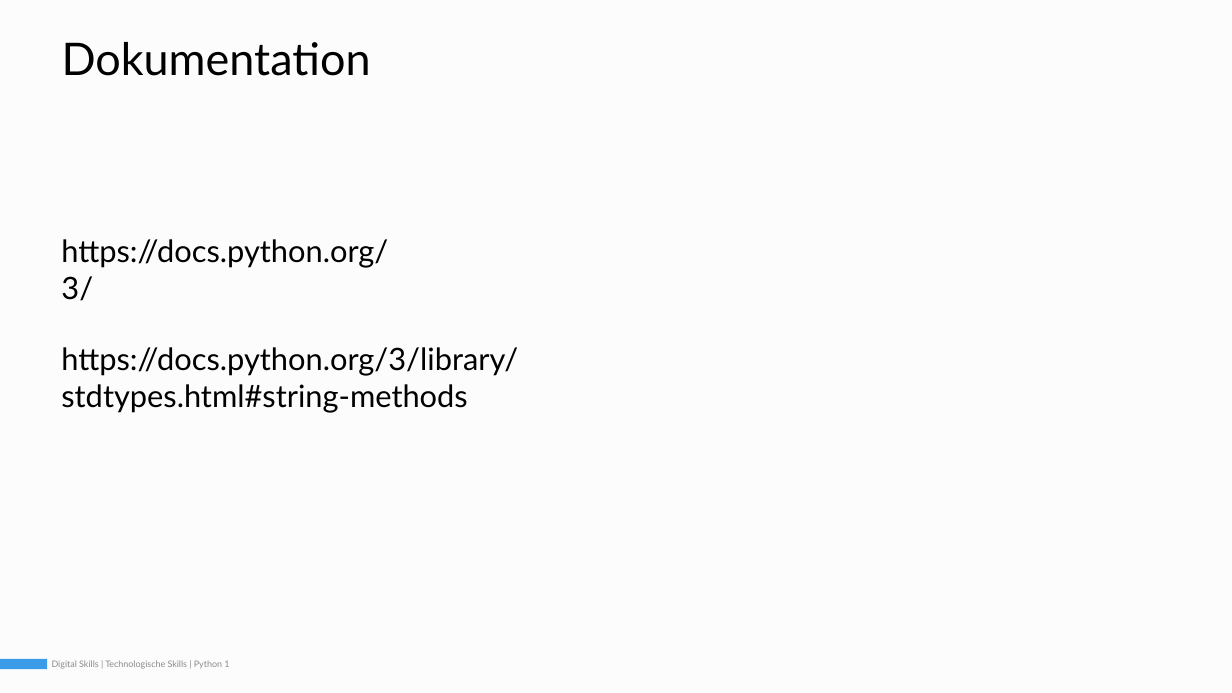
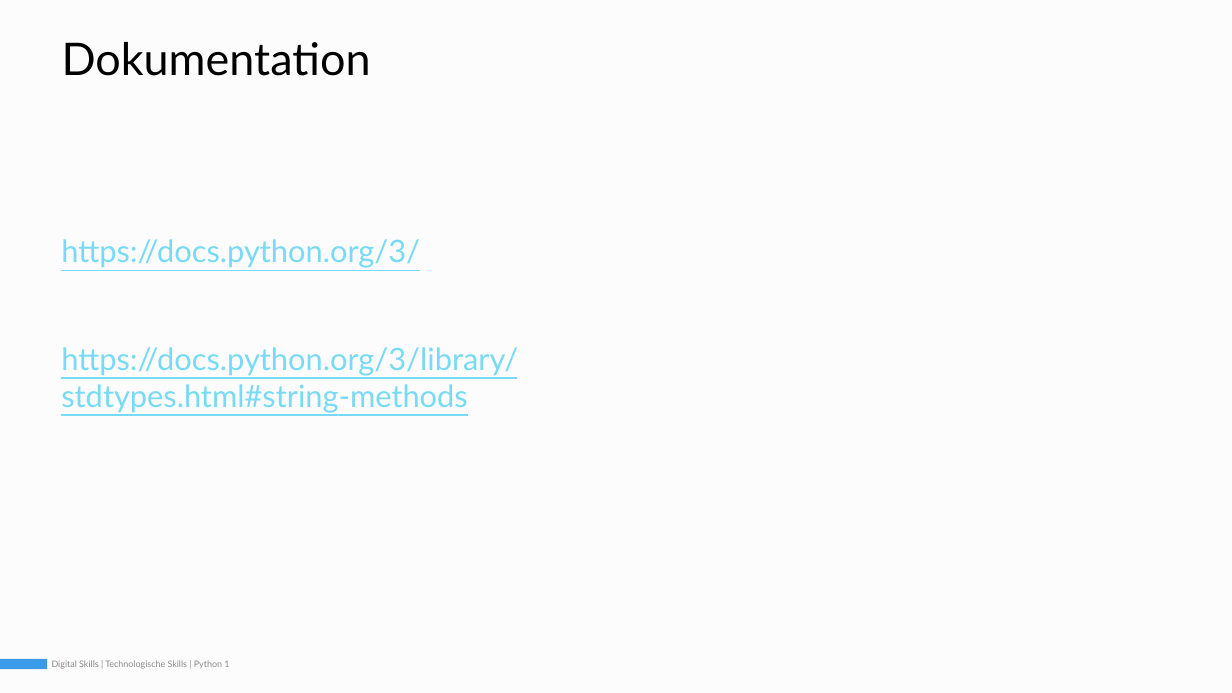
Before and after one commit to Simple-codinger/digitalskills, a slide deck: slide 11 of semester1_technology_skills/05_python2/slides/DigitalSkills_01_05_Python2_220629_v2.pptx. Drawn at 1232x693 pixels with LibreOffice and Linux fonts; fonts in the diff are those of the drawing. Boxes give left, top, right and bottom in pixels: in the first picture for what was removed or moved away, otherwise in the second. Text is boxed around its words. In the diff, an @@ line names an element or a change of style, - is before the commit and + after.

```diff
--- a/semester1_technology_skills/05_python2/slides/DigitalSkills_01_05_Python2_220629_v2.pptx
+++ b/semester1_technology_skills/05_python2/slides/DigitalSkills_01_05_Python2_220629_v2.pptx
@@ text "https://docs.python.org/3/" at (61,239,420,268): text colour #000000 to #79DAF6, underline on @@
@@ text "https://docs.python.org/3/library/stdtypes.html#string-metho ..." at (61,347,518,413): text colour #000000 to #79DAF6, underline on @@
```
Also in this commit, not shown: 2 other slides changed, 1 other file.
